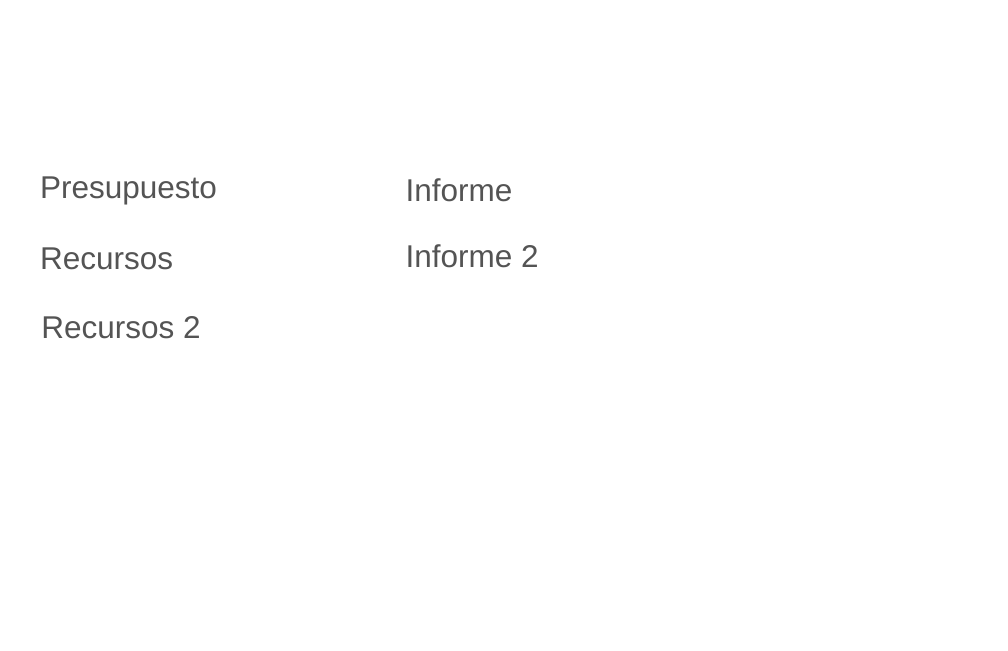
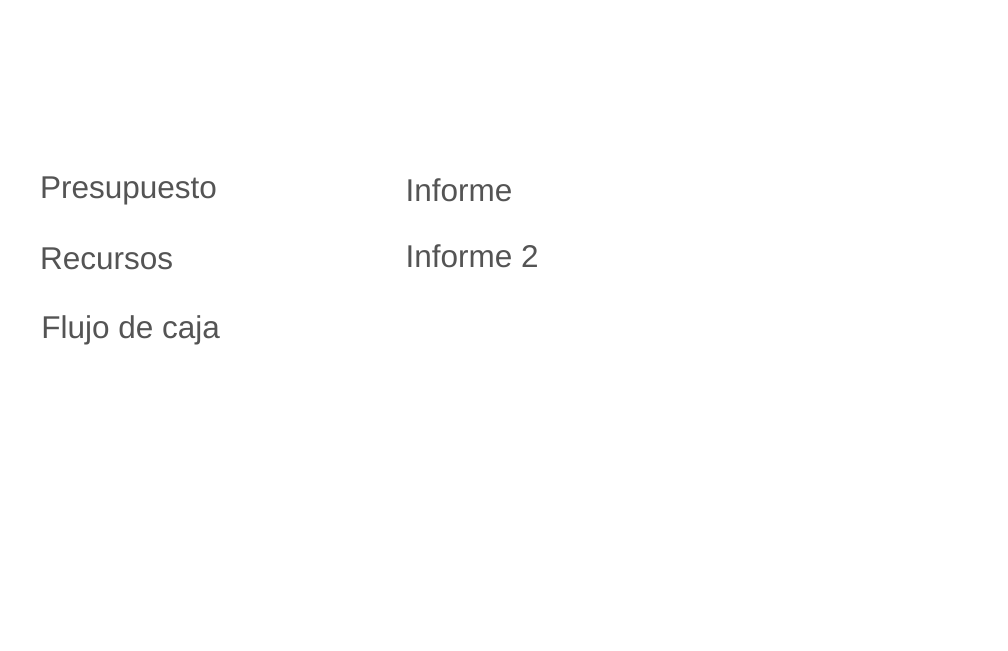
Before and after one commit to juanpa2723/INVENTARIO, a slide deck: slide 28 of Documentacion/Proyecto Inventario (General)/Proyecto Inventario.pptx. Drawn at 1008x651 pixels with LibreOffice and Linux fonts; fonts in the diff are those of the drawing; background and template pictures are left out. Boxes give left, top, right and bottom in pixels: in the first picture for what was removed or moved away, otherwise in the second. Text is boxed around its words. In the diff, an @@ line names an element or a change of style, - is before the commit and + after.

```diff
--- a/Documentacion/Proyecto Inventario (General)/Proyecto Inventario.pptx
+++ b/Documentacion/Proyecto Inventario (General)/Proyecto Inventario.pptx
@@ text at (41, 315, 220, 344): text changed @@
-Recursos 2
+Flujo de caja
```
Also in this commit, not shown: 2 other slides changed.
